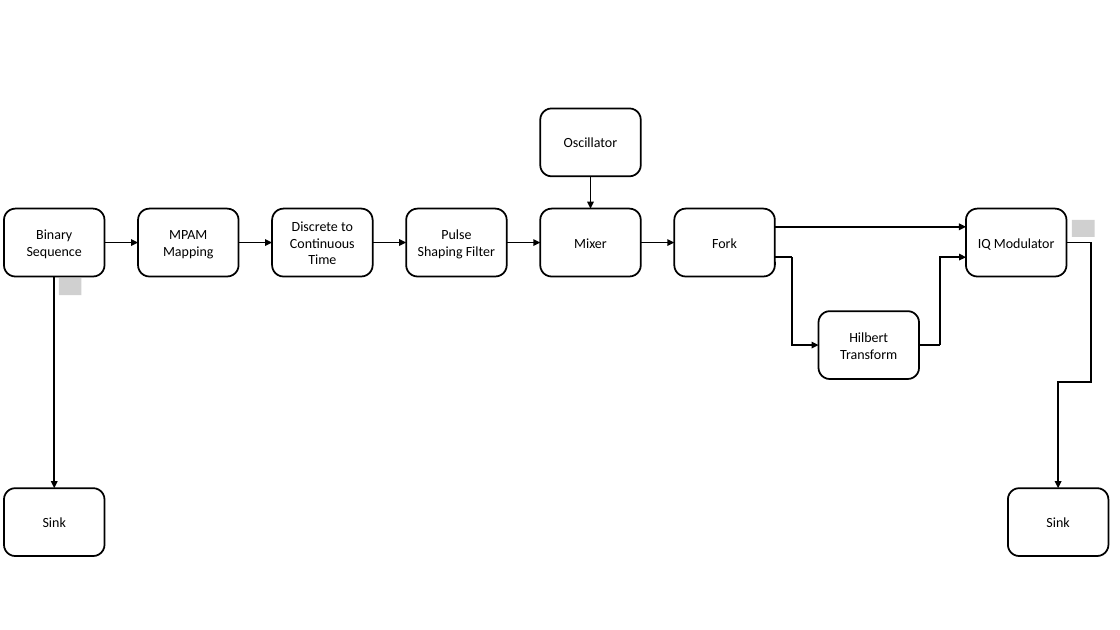
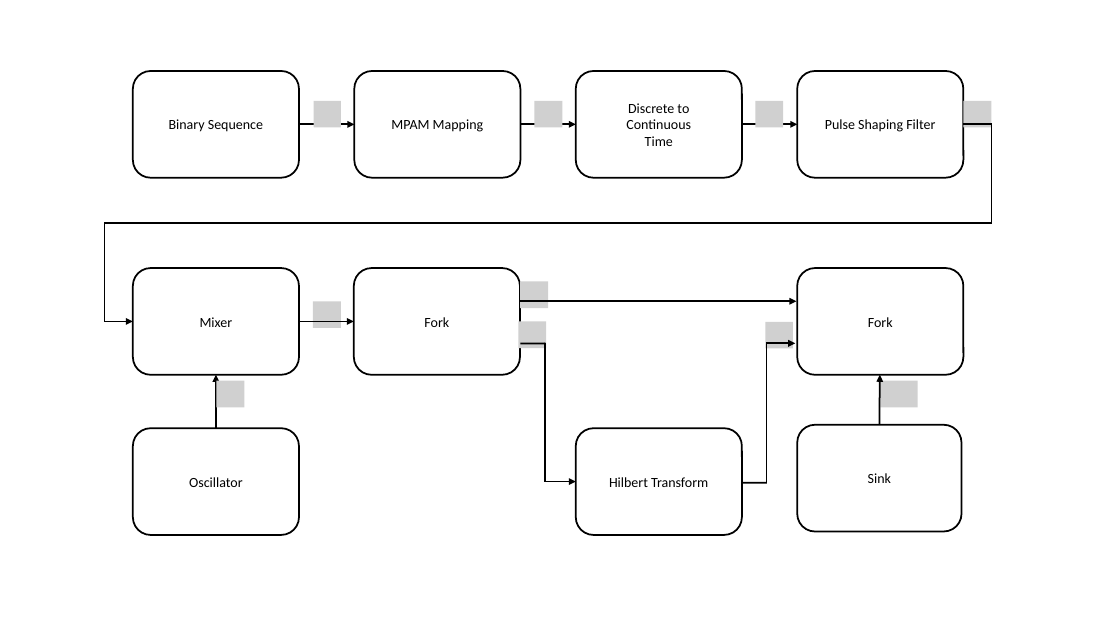
Before and after one commit to romilpatel/LinkPlanner, a slide deck: slide 1 of doc/tex/sdf/simplified_coherent_receiver/figures/Simulation_setup_Tx.pptx. Drawn at 1120x630 pixels with LibreOffice and Linux fonts; fonts in the diff are those of the drawing; grey boxes stand for pictures; background and template pictures are left out. Boxes give left, top, right and bottom in pixels: in the first picture for what was removed or moved away, otherwise in the second. Text is boxed around its words. In the diff, an @@ line names an element or a change of style, - is before the commit and + after.

```diff
--- a/doc/tex/sdf/simplified_coherent_receiver/figures/Simulation_setup_Tx.pptx
+++ b/doc/tex/sdf/simplified_coherent_receiver/figures/Simulation_setup_Tx.pptx
@@ rounded rectangle "Binary Sequence": place and size @@
-rounded rectangle "Binary Sequence" at (4, 208, 105, 276)
+rounded rectangle "Binary Sequence" at (133, 71, 299, 178)
@@ rounded rectangle "MPAM Mapping": place and size @@
-rounded rectangle "MPAM Mapping" at (138, 208, 239, 276)
+rounded rectangle "MPAM Mapping" at (355, 71, 521, 178)
@@ rounded rectangle "Discrete to": place and size @@
-rounded rectangle "Discrete to" at (272, 208, 373, 276)
+rounded rectangle "Discrete to" at (576, 71, 742, 178)
@@ rounded rectangle "Pulse Shaping Filter": place and size @@
-rounded rectangle "Pulse Shaping Filter" at (407, 208, 507, 276)
+rounded rectangle "Pulse Shaping Filter" at (797, 71, 964, 178)
@@ arrow moved from (104, 243) - (138, 243) to (299, 124) - (355, 124) @@
@@ arrow moved from (239, 243) - (272, 243) to (521, 124) - (576, 124) @@
@@ arrow moved from (373, 243) - (407, 243) to (742, 124) - (797, 124) @@
@@ rounded rectangle removed at (966, 208, 1067, 276) @@
-IQ Modulator
@@ arrow removed from (776, 227) to (966, 227) @@
@@ picture removed at (1072, 220, 1095, 237) @@
@@ rounded rectangle "Mixer": place and size @@
-rounded rectangle "Mixer" at (540, 208, 641, 276)
+rounded rectangle "Mixer" at (133, 268, 299, 375)
@@ rounded rectangle "Fork": place and size @@
-rounded rectangle "Fork" at (675, 208, 776, 276)
+rounded rectangle "Fork" at (354, 268, 520, 375)
@@ line removed from (776, 257) to (792, 257) @@
@@ group added at (105, 101, 992, 481): 10 pictures, 2 elbow arrows, 2 arrows, 1 rounded rectangle @@
+Fork
@@ elbow arrow removed from (940, 345) to (966, 257) @@
@@ elbow arrow removed from (1067, 243) to (1059, 488) @@
@@ arrow removed from (55, 276) to (55, 488) @@
@@ picture removed at (59, 278, 82, 295) @@
@@ arrow moved from (641, 243) - (675, 243) to (521, 302) - (797, 302) @@
@@ arrow moved from (507, 243) - (540, 243) to (545, 344) - (521, 344) @@
@@ arrow (545, 344) - (521, 344): arrow to line @@
@@ elbow arrow moved from (792, 257) - (818, 345) to (767, 483) - (796, 344) @@
@@ arrow moved from (591, 176) - (591, 208) to (216, 429) - (216, 375) @@
@@ rounded rectangle "Oscillator": place and size @@
-rounded rectangle "Oscillator" at (540, 108, 641, 176)
+rounded rectangle "Oscillator" at (133, 429, 299, 535)
@@ rounded rectangle "Hilbert Transform": place and size @@
-rounded rectangle "Hilbert Transform" at (818, 311, 919, 379)
+rounded rectangle "Hilbert Transform" at (576, 429, 742, 535)
@@ rounded rectangle "Sink": place and size @@
-rounded rectangle "Sink" at (1008, 488, 1109, 556)
+rounded rectangle "Sink" at (797, 425, 962, 532)
@@ rounded rectangle removed at (4, 488, 105, 556) @@
-Sink
@@ line moved from (919, 345) - (940, 345) to (767, 483) - (742, 483) @@
```
Also in this commit, not shown: 2 other files.
